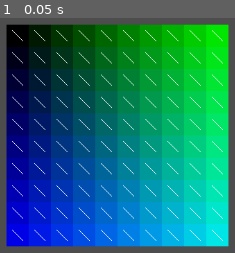
Above: before the commit, frame 1.
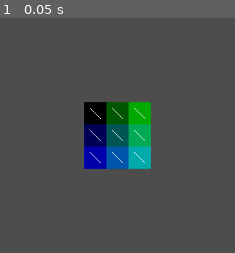
Above: after the commit, the same moment.

Repository: codingtime217/neaProject
Game: Godot game, scene res://node_2d.tscn
The game is run twice, just before and just after one commit, with the same random seed, the same clock (stepped at 60 frames per second) and the same inputs. The project has no main scene, so this scene is started directly.
Inputs:
- Up to frame 1 (0.05 s): no input

The runs differ from the first frame. In frame 1, 89% of the frame differs, in the area x 2-98%, y 2-98%.

Commit message:
fixed the problem

Diff:
--- a/node_2d.tscn
+++ b/node_2d.tscn
@@ -6,3 +6,5 @@
 
 [node name="vectorfield" type="Node2D" parent="."]
 script = ExtResource("1_uf1fd")
+height = 3.0
+width = 3.0
--- a/vector_field_manager.gd
+++ b/vector_field_manager.gd
@@ -27,11 +27,13 @@
 
 func _getneighbours(position = Vector2()):
 	var neighbours = [[],[],[]]
+
 	for i in range(-1,2):
 		for j in range(-1,2):
-			var value = grid.get([position+Vector2(i,j)],null)
+
+			var value = grid.get(position+Vector2(i,j),null)
 			if value == null:
-				print("null")
+				neighbours[i].append("")
 			else:
 				neighbours[i].append(value)
 	return neighbours
